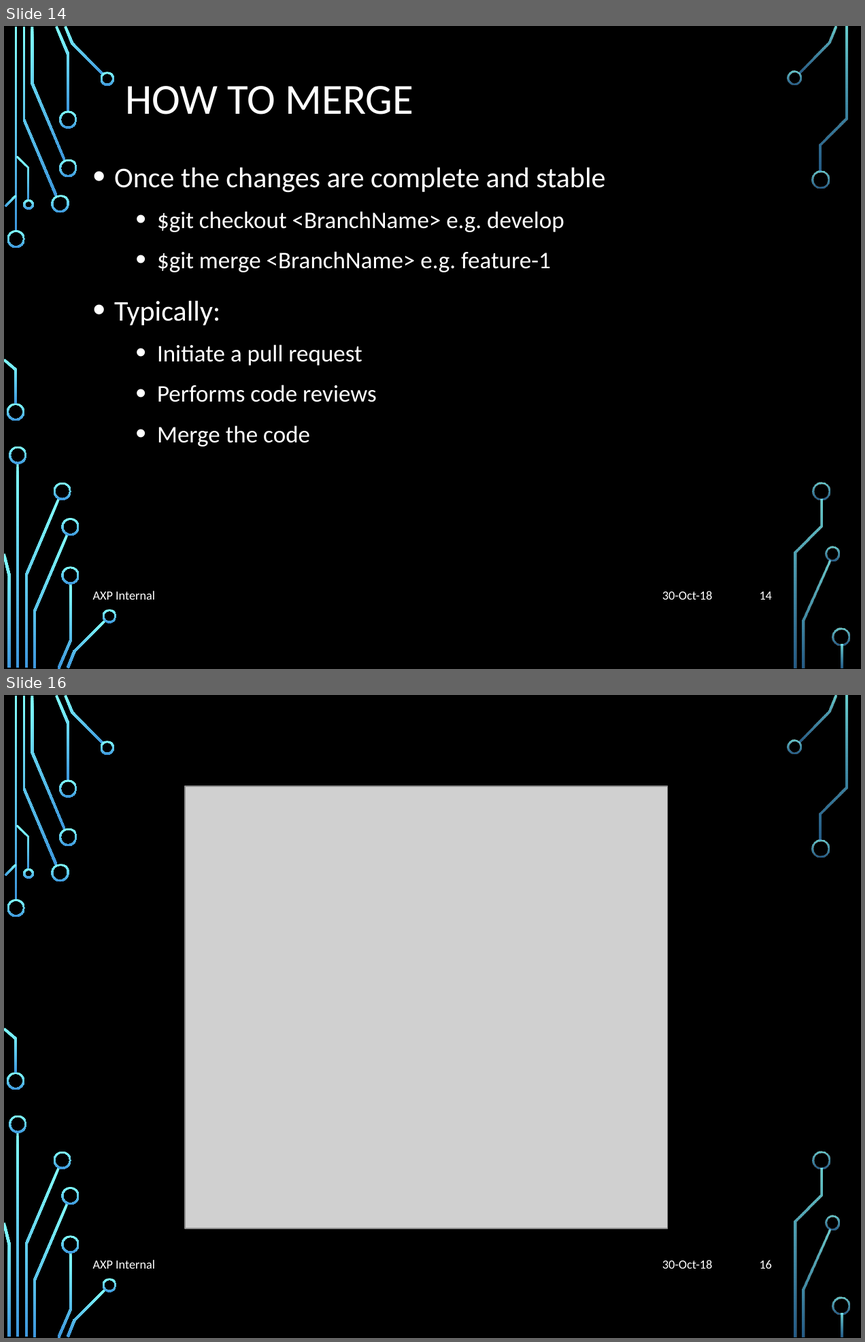
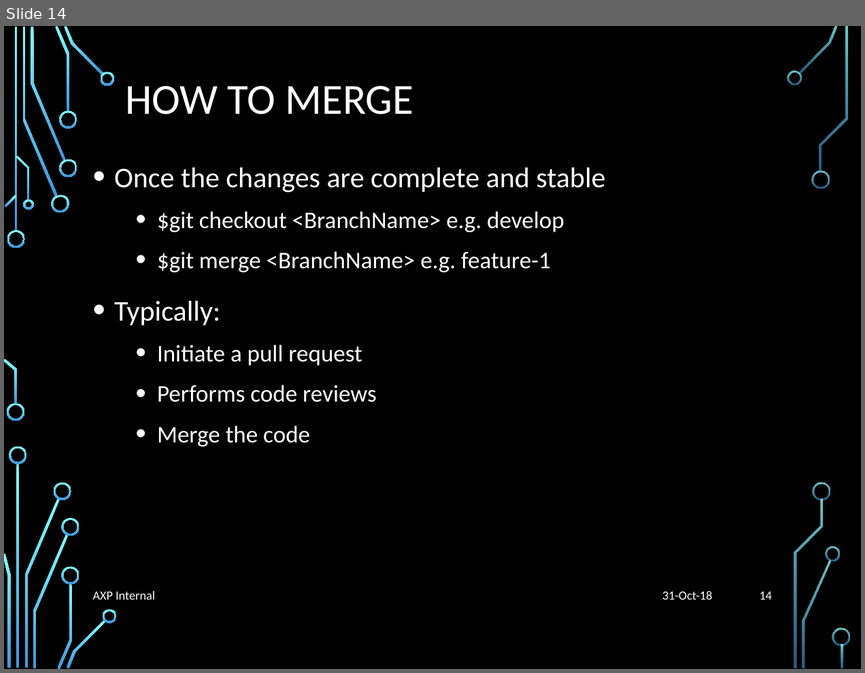
Before and after one commit to liyuan6006/GitStrategies, a slide deck: Branching.pptx. Shown one above the other, each under a label of ours: slides 14 and 16 before the commit, slide 14 after it; the slides between them are not shown. The pictures are 865x1342 and 865x673 pixels, drawn with LibreOffice and Linux fonts; fonts in the diff are those of the drawing; grey boxes stand for pictures; background and template pictures are left out. Boxes give left, top, right and bottom in pixels: in the first picture for what was removed or moved away, otherwise in the second. Text is boxed around its words. In the diff, an @@ line names an element or a change of style, - is before the commit and + after.

```diff
--- a/Branching.pptx
+++ b/Branching.pptx
@@ slide 16 removed at [4, 695, 861, 1338], background picture (left out); not listed: 36 template elements that a slide beside it also shows @@
@@ picture removed at [185, 786, 667, 1228] @@
@@ text removed at [93, 1259, 155, 1268] @@
-AXP Internal
@@ text removed at [662, 1259, 713, 1268] @@
-30-Oct-18
@@ page number removed at [759, 1259, 772, 1268] @@
-16
@@ slide 14 changed as well @@
@@ text at [662, 590, 713, 599]: text changed @@
-30-Oct-18
+31-Oct-18
```
Also in this commit, not shown: 14 other slides changed, 1 other slide removed.
